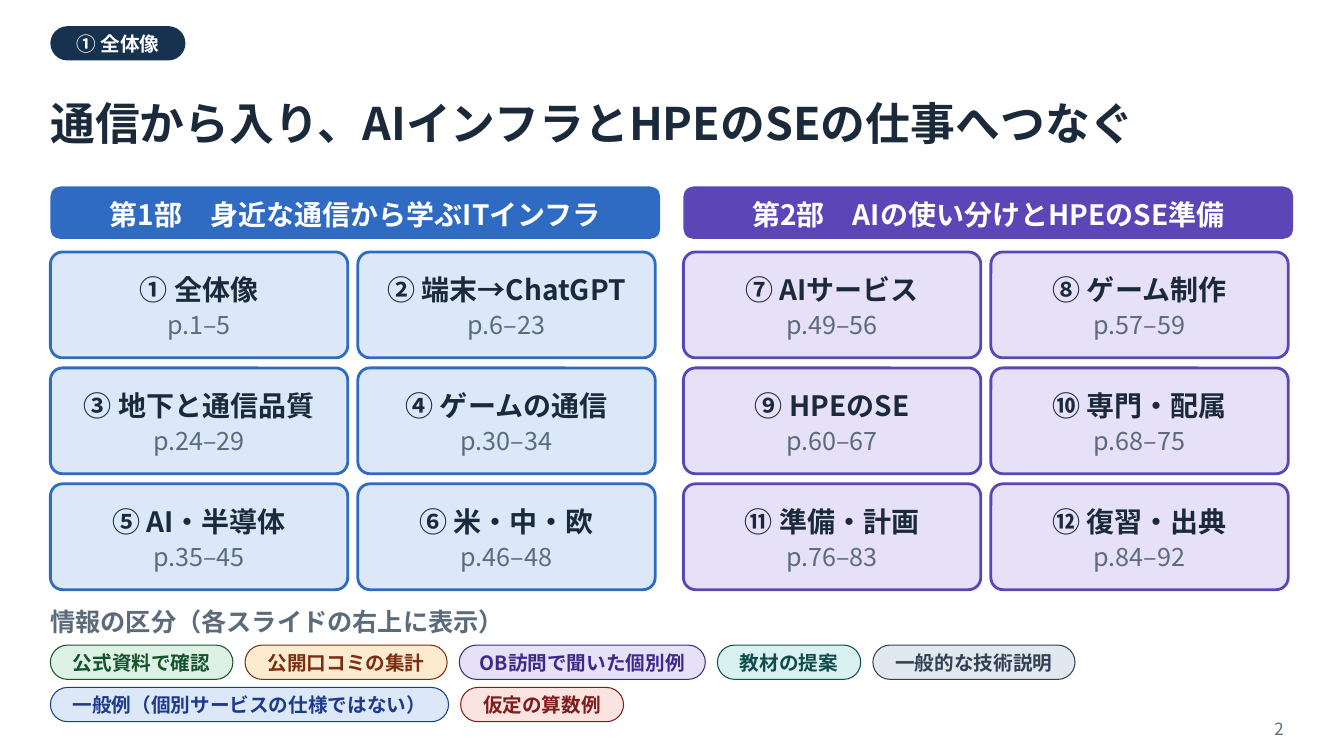
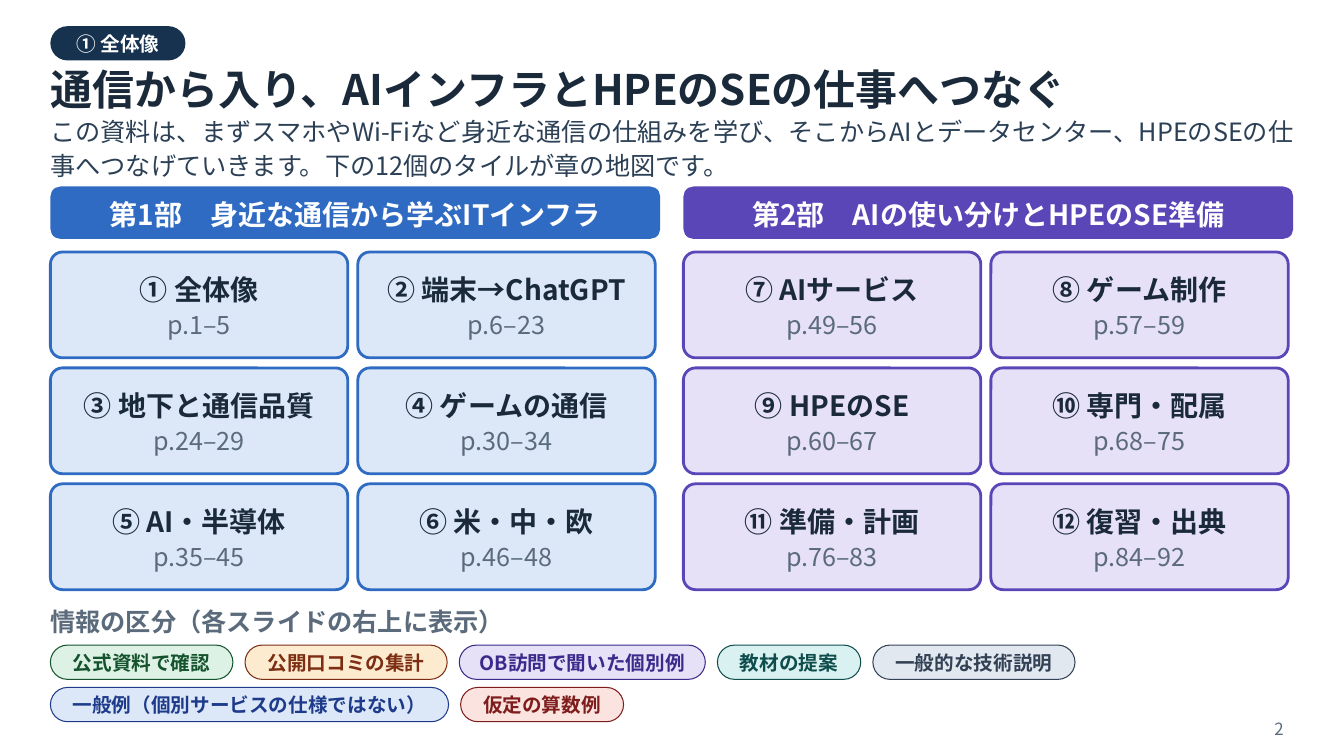
Before and after one commit to koyoy1016-gif/koyo1016, a slide deck: slide 2 of ai-infrastructure-hpe-study-deck.pptx. Drawn at 1344x756 pixels with LibreOffice and Linux fonts; fonts in the diff are those of the drawing. Boxes give left, top, right and bottom in pixels: in the first picture for what was removed or moved away, otherwise in the second. Text is boxed around its words. In the diff, an @@ line names an element or a change of style, - is before the commit and + after.

```diff
--- a/ai-infrastructure-hpe-study-deck.pptx
+++ b/ai-infrastructure-hpe-study-deck.pptx
@@ text "通信から入り、AIインフラとHPEのSEの仕事へつなぐ" at [50,69,1065,109]: size 32 to 30 pt; line spacing 40pt to 38pt @@
@@ text added at [50,119,1293,177], 18 pt, text #2B3F55 @@
+この資料は、まずスマホやWi-Fiなど身近な通信の仕組みを学び、そこからAIとデータセンター、HPEのSEの仕事へつなげていきます。下の12個のタイルが章の地図です。
```
Also in this commit, not shown: 90 other slides changed, 17 other files.
